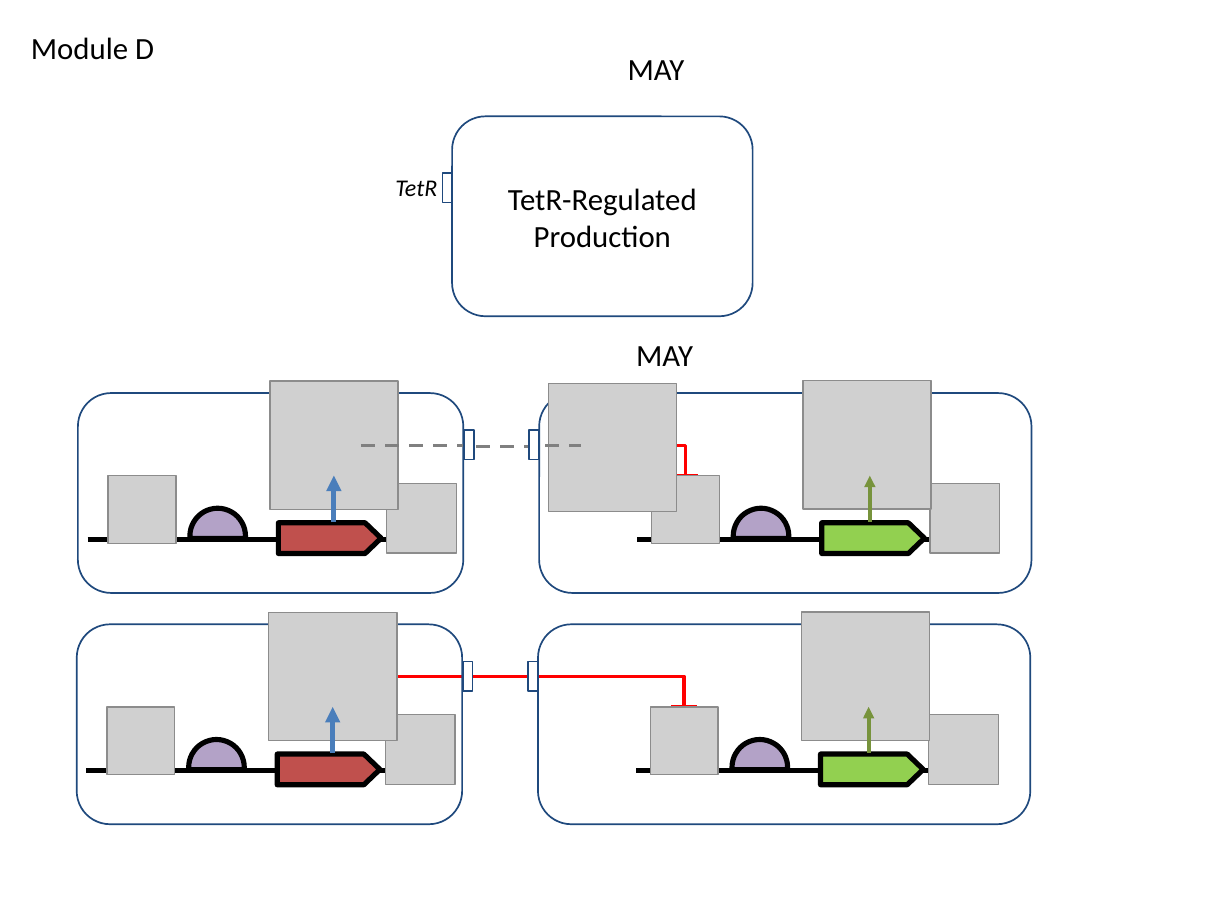
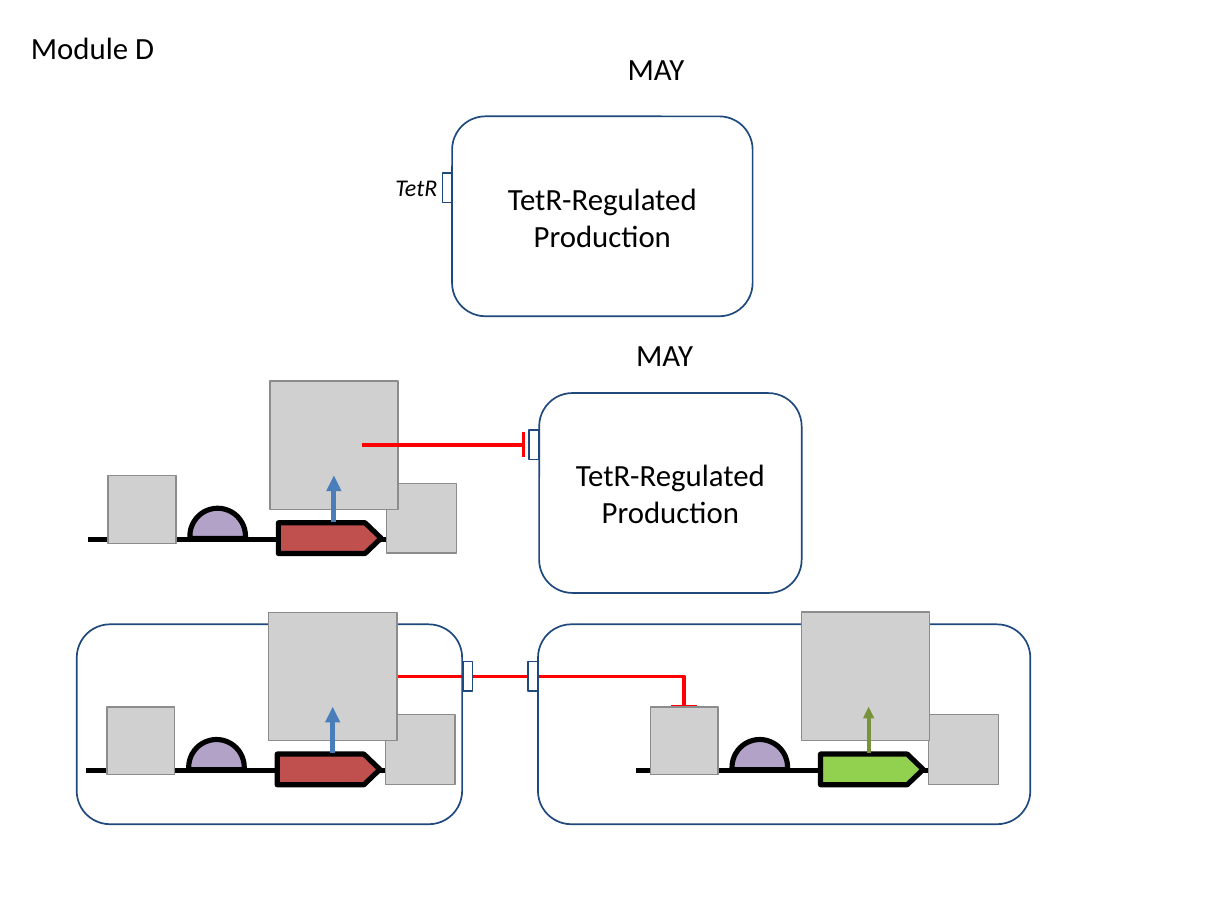
Before and after one commit to SynBioDex/SBOL-visual, a slide deck: slide 6 of specification/imgsrc/modules.pptx (slide 5 before the commit). Drawn at 1232x924 pixels with LibreOffice and Linux fonts; fonts in the diff are those of the drawing; grey boxes stand for pictures. Boxes give left, top, right and bottom in pixels: in the first picture for what was removed or moved away, otherwise in the second. Text is boxed around its words. In the diff, an @@ line names an element or a change of style, - is before the commit and + after.

```diff
--- a/specification/imgsrc/modules.pptx
+++ b/specification/imgsrc/modules.pptx
@@ picture removed at (548,383,676,511) @@
@@ picture removed at (803,381,931,509) @@
@@ rounded rectangle removed at (78,393,463,593) @@
@@ rounded rectangle "TetR-Regulated Production": place and size @@
-rounded rectangle "TetR-Regulated Production" at (540,393,1032,593)
+rounded rectangle "TetR-Regulated Production" at (540,393,802,593)
@@ line moved from (361, 446) - (463, 446) to (362, 445) - (524, 445) @@
@@ line (362, 445) - (524, 445): stroke #808080 2 pt dashed to #FF0000 2 pt @@
@@ rectangle removed at (464,430,474,460) @@
@@ line removed from (476, 446) to (527, 446) @@
@@ line moved from (673, 476) - (699, 476) to (524, 431) - (524, 457) @@
@@ line removed from (545, 446) to (582, 446) @@
@@ elbow line removed from (643, 446) to (685, 476) @@
@@ text in rounded rectangle at (576,464,765,524): text added @@
+TetR-Regulated Production
@@ arrow removed from (870, 522) to (870, 476) @@
@@ group removed at (637,476,1000,564): 2 pictures, 1 line, 1 right arrow, 1 chord (boxed as its full ellipse) @@
```
Also in this commit, not shown: 3 other slides changed, 3 slides added, 18 other files.
